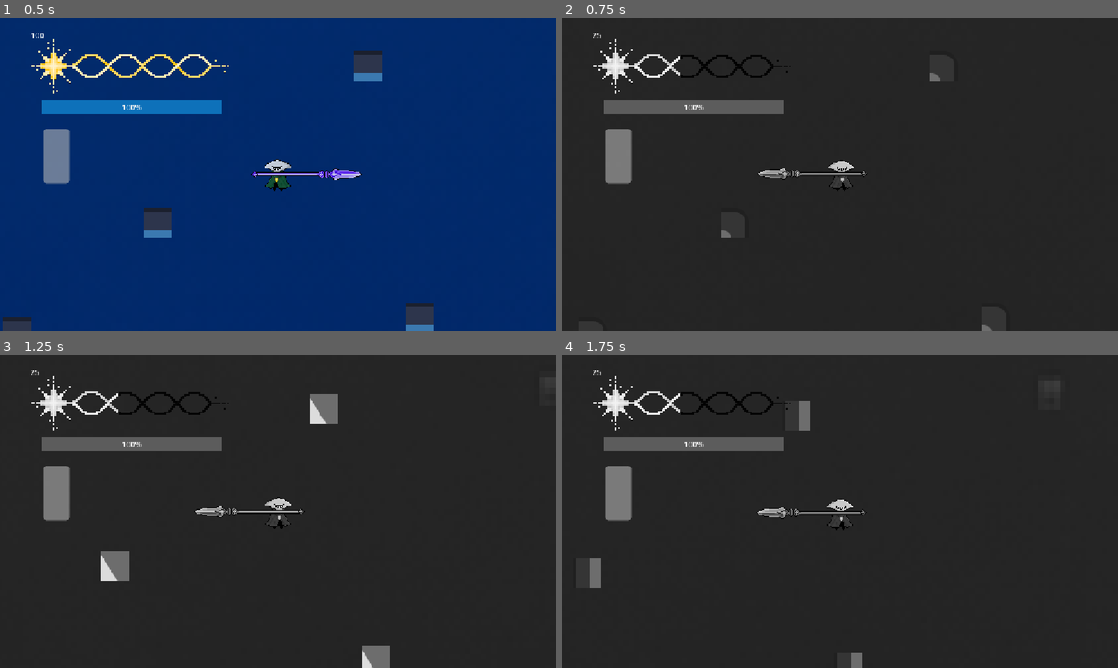
Above: before the commit, frames 1-4 (two rows, left to right).
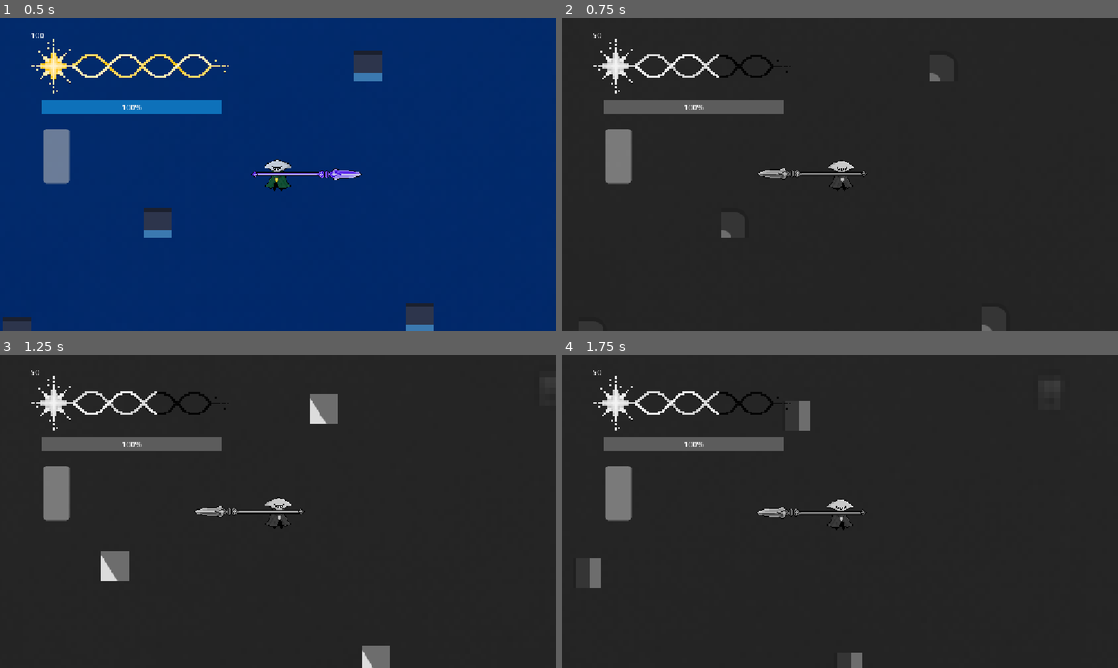
Above: after the commit, the same moments.

Repository: CommanderTuna999/Istem-project-V4
Game: Godot game, scene res://Scenes/Game.tscn
Two runs of this game, one before a commit and one after it. Both use one fixed random seed, a clock stepped at 60 frames per second and the inputs below. The engine's default icon, where the game draws it, is replaced by a stand-in: a white triangle on a blue panel in a dark square.
Inputs (mouse positions are in pixels of both pictures, inside the frame that each line leads up to):
- Up to frame 1 (0.5 s): no input
- Up to frame 2 (0.75 s): move the mouse to (962, 158) at 0.52 s; hold D (Right) from 0.53 s (still down); tap E (Ability) at 0.6 s
- Up to frame 3 (1.25 s): keep holding D (Right); tap W (Up) at 0.77 s; tap Space (Harpoon) at 0.8 s
- Up to frame 4 (1.75 s): keep holding D (Right); move the mouse to (728, 527) at 1.27 s; tap Space (Harpoon) at 1.35 s; tap W (Up) at 1.52 s; tap E (Ability) at 1.55 s

Frame 1 is identical in both runs. In frame 2, 0.2% of the frame differs, in the area x 5-29%, y 4-25%; in frame 3, 0.2%; in frame 4, 0.2%.

Commit message:
changes
- made time stop ACTUALLY take 50% of player health (dunno why it didnt work)

Diff:
--- a/istem project v3 game (testing new repo)/Scripts/player.gd
+++ b/istem project v3 game (testing new repo)/Scripts/player.gd
@@ -572,7 +572,7 @@
 		return 10 * total_defence_increase
 var total_defence_increase = 1.0
 
-@export var current_health = 1000
+@export var current_health = 100
 var damage_occuring = false
 var iframe_duration = 0.9
 var starsaveused = false
--- a/istem project v3 game (testing new repo)/Scripts/time_stop.gd
+++ b/istem project v3 game (testing new repo)/Scripts/time_stop.gd
@@ -15,7 +15,7 @@
 	time_stop_cooldown = true
 	print("Time Stop is active.")
 	get_node("/root/Game/TimeStopFilter/ColorRect").visible = true
-	player.current_health *= 0.5
+	player.current_health *= 0.71
 	await get_tree().create_timer(6.0).timeout
 	get_node("/root/Game/TimeStopFilter/ColorRect").visible = false
 	time_stop_active = false
